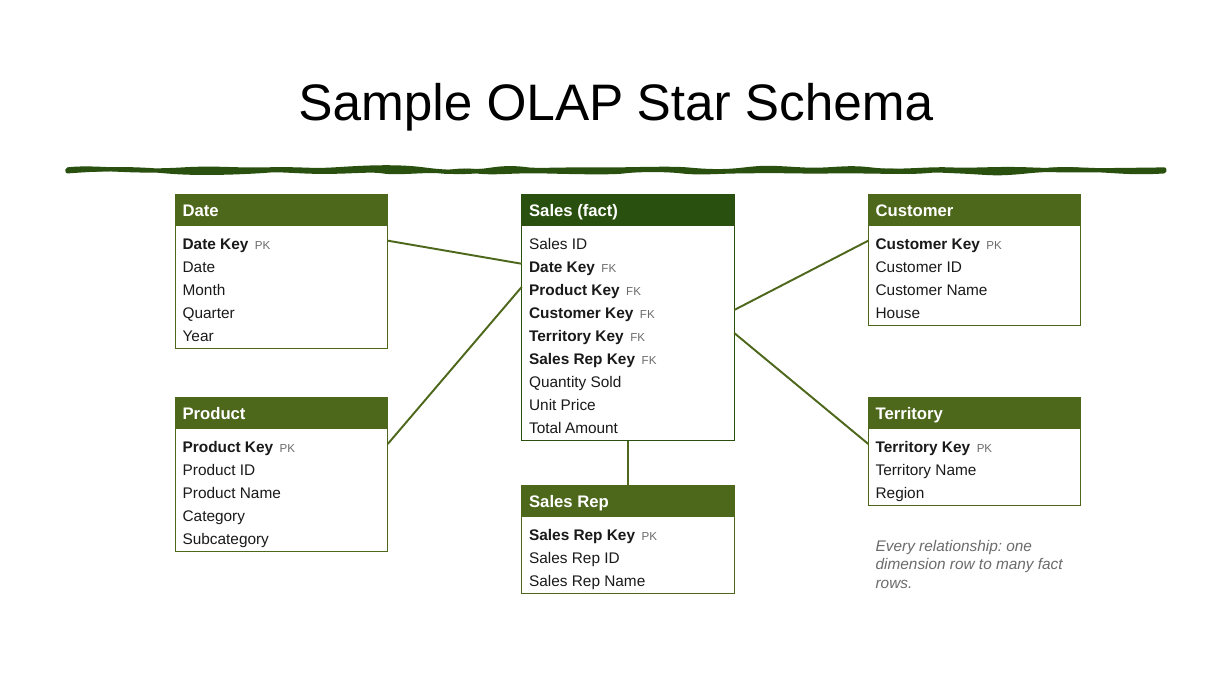
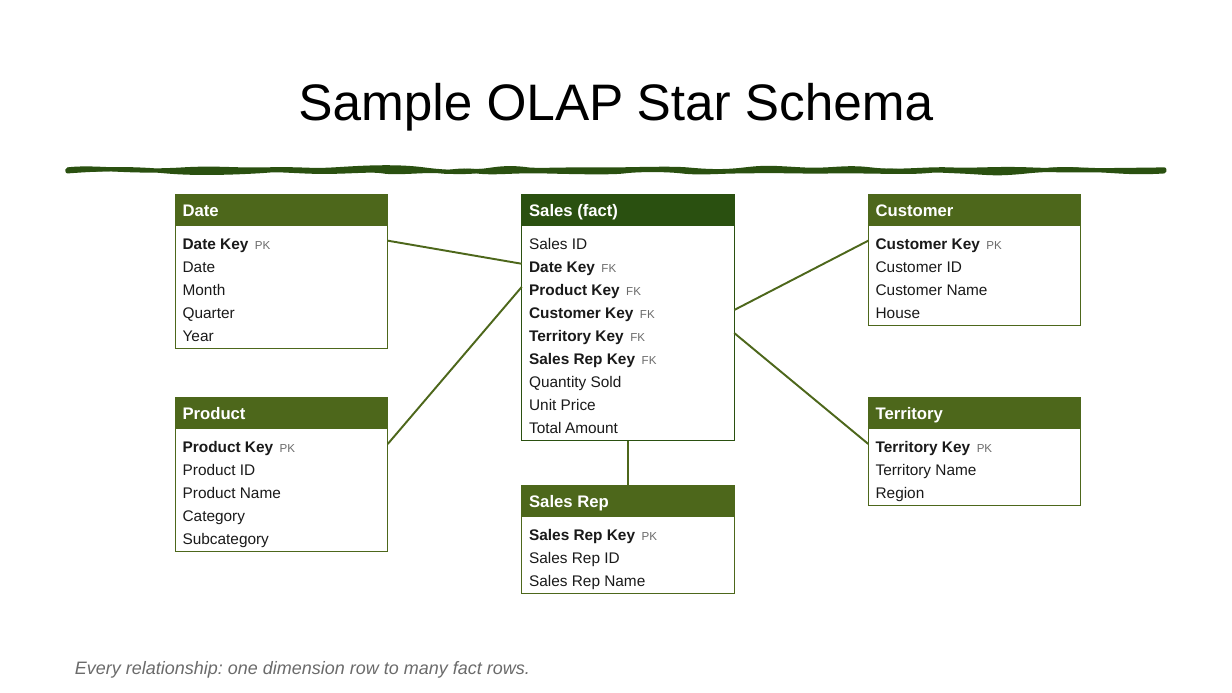
Before and after one commit to Anytsirk12/DataOnWheels, a slide deck: slide 7 of Presentations/Fellowship of the Star Schema/The Fellowship of the Star Schema Transforming OLTP Data for Power BI.pptx. Drawn at 1232x693 pixels with LibreOffice and Linux fonts; fonts in the diff are those of the drawing. Boxes give left, top, right and bottom in pixels: in the first picture for what was removed or moved away, otherwise in the second. Text is boxed around its words. In the diff, an @@ line names an element or a change of style, - is before the commit and + after.

Commit message:
Journey to star schema complete!

```diff
--- a/Presentations/Fellowship of the Star Schema/The Fellowship of the Star Schema Transforming OLTP Data for Power BI.pptx
+++ b/Presentations/Fellowship of the Star Schema/The Fellowship of the Star Schema Transforming OLTP Data for Power BI.pptx
@@ text "Every relationship: one dimension row ...": place and size @@
-text "Every relationship: one dimension row ..." at <box>876,540,1063,588</box>
+text "Every relationship: one dimension row ..." at <box>75,661,530,678</box>
@@ text "Every relationship: one dimension row ..." at <box>75,661,530,678</box>: size 12 to 14 pt @@
```
Also in this commit, not shown: 9 other slides changed, 4 other files.
